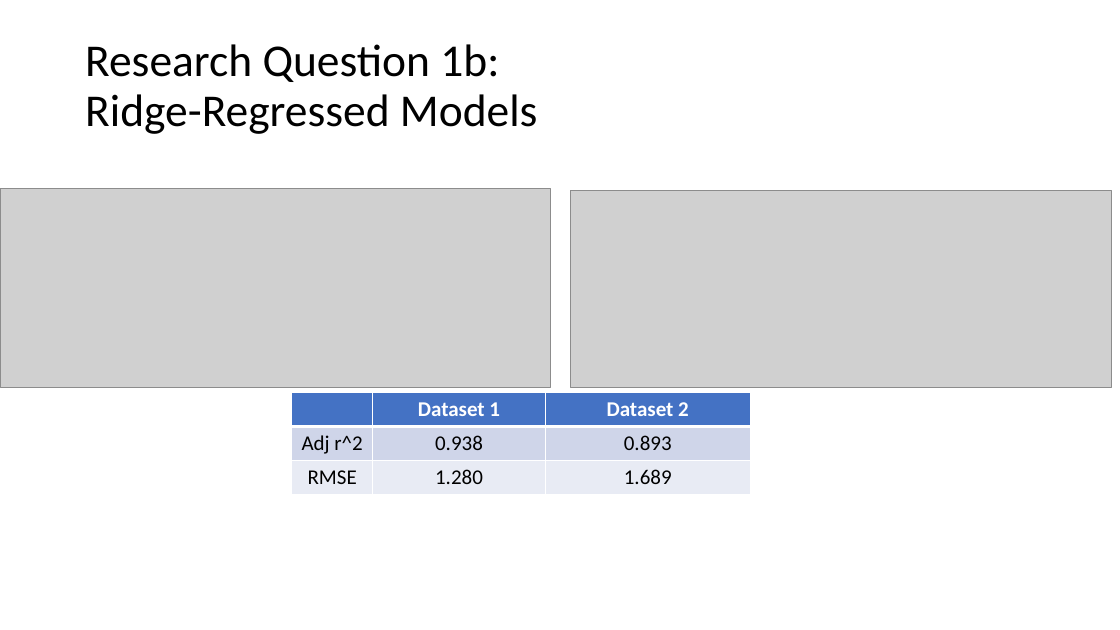
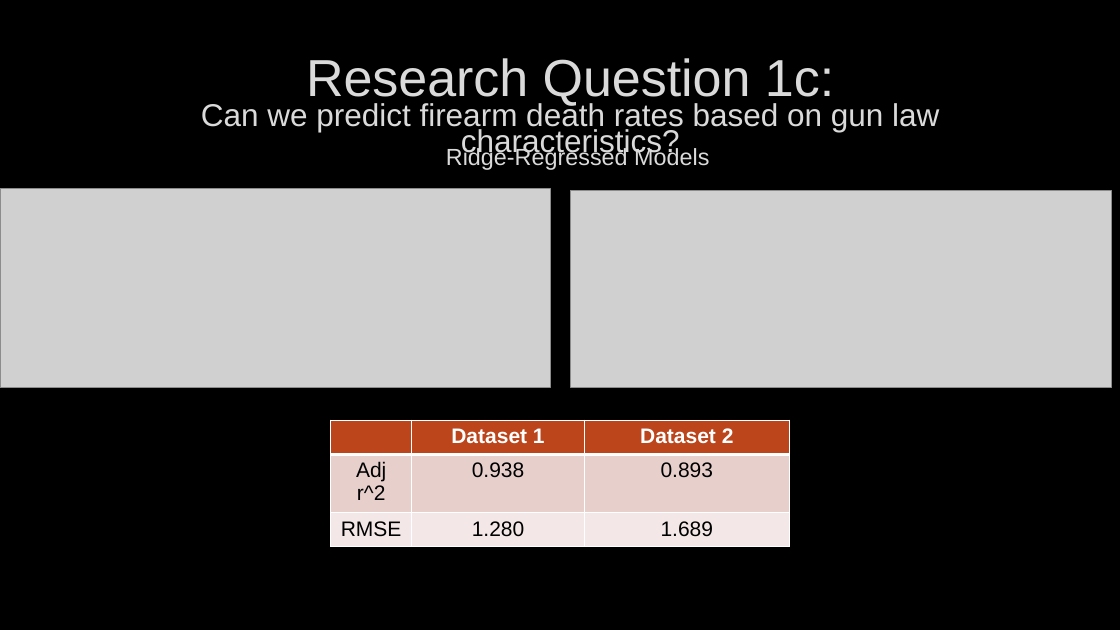
Before and after one commit to chloeob74/ML-Final-Project, a slide deck: slide 3 of slide deck_final.pptx. Drawn at 1120x630 pixels with LibreOffice and Linux fonts; fonts in the diff are those of the drawing; grey boxes stand for pictures; background and template pictures are left out. Boxes give left, top, right and bottom in pixels: in the first picture for what was removed or moved away, otherwise in the second. Text is boxed around its words. In the diff, an @@ line names an element or a change of style, - is before the commit and + after.

```diff
--- a/slide deck_final.pptx
+++ b/slide deck_final.pptx
@@ background #FFFFFF to picture (left out) @@
@@ text at [201,58,939,158]: text changed; size 39 to 27 pt; font Calibri to Arial; text colour #000000 to #DADADA @@
-Research Question 1b:
-Ridge-Regressed Models
+Research Question 1c:
+Can we predict firearm death rates based on gun law characteristics?
@@ text added at [446,146,709,170], 20 pt, text #DADADA @@
+Ridge-Regressed Models
@@ table at [330,420,789,547] @@
@@ fill #4472C4 to #BC451B in row 1 @@
@@ fill #CFD5EA to #E7CFCD in row 2 @@
@@ fill #E9EBF5 to #F3E9E8 in row 3 @@
@@ font Calibri to Arial @@
@@ table: place and size @@
-table at [292,392,750,495]
+table at [330,420,789,547]
```
Also in this commit, not shown: 8 other slides changed, 1 slide removed, 1 other file.
